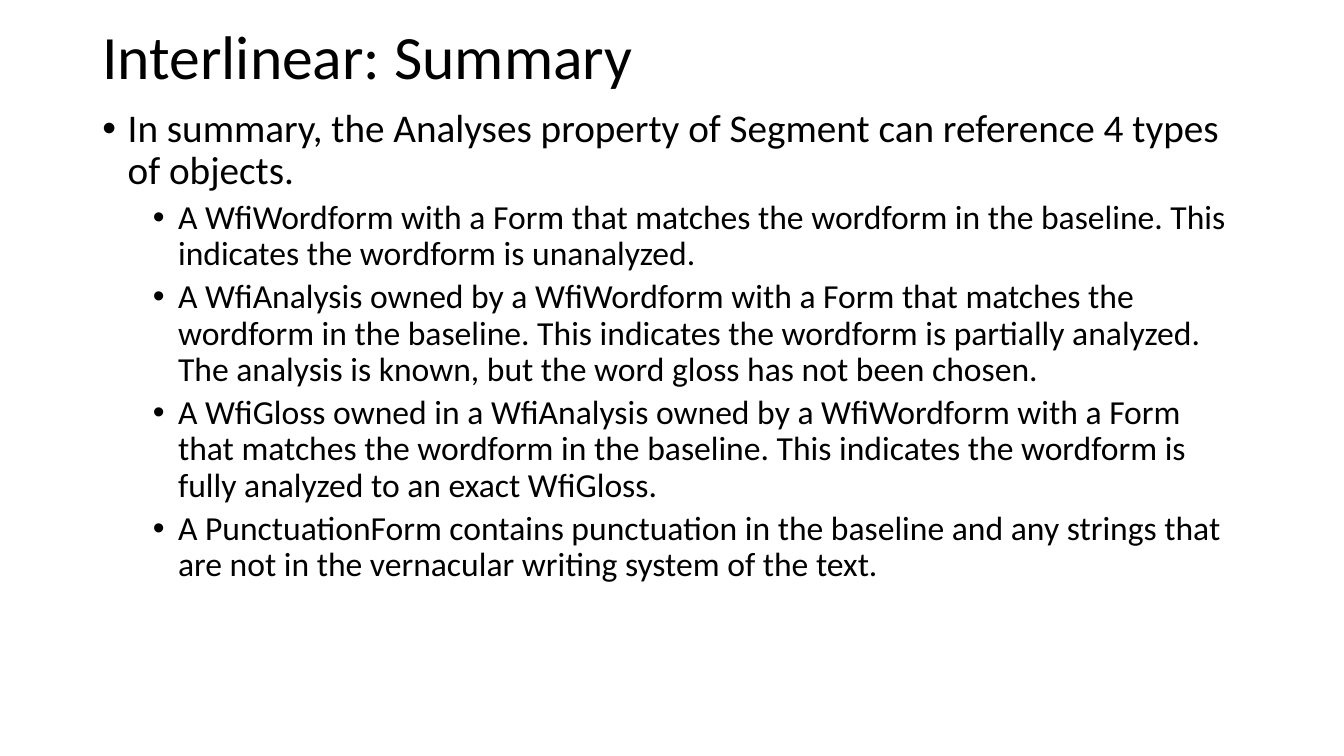
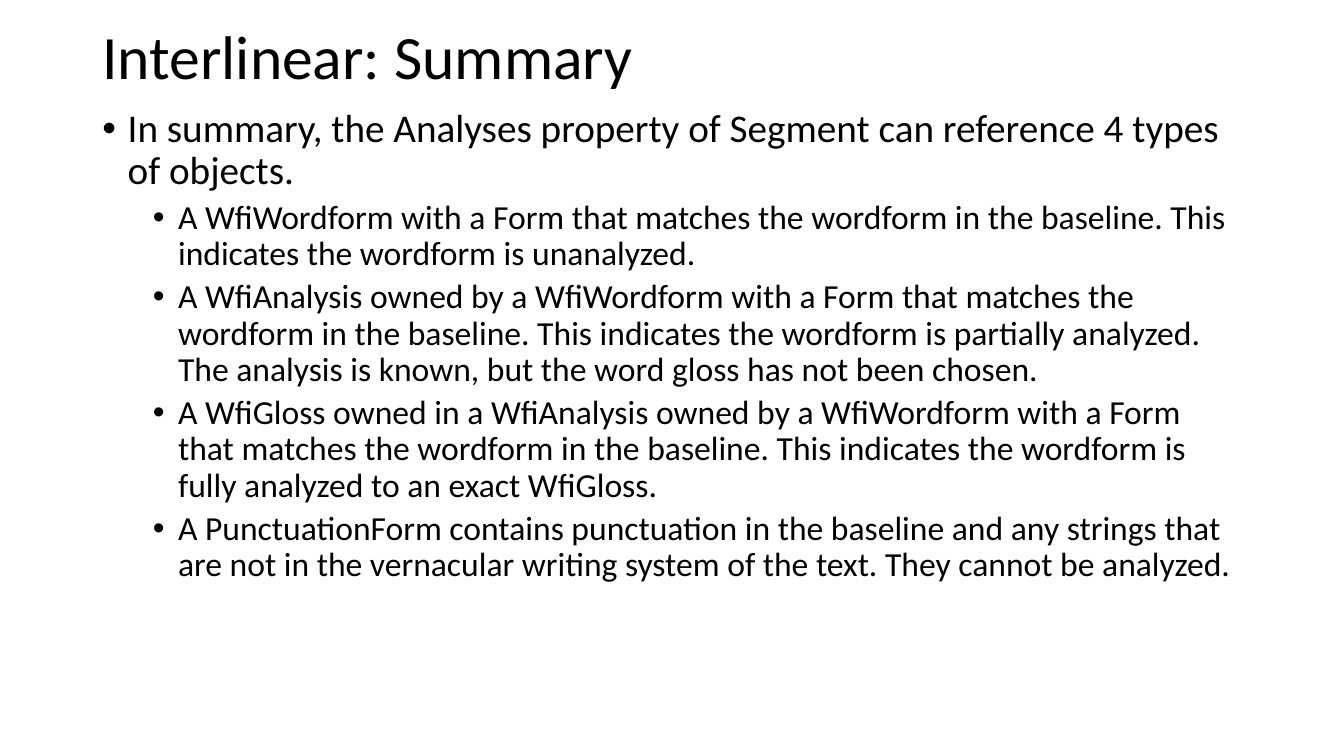
Before and after one commit to sillsdev/FwDocumentation, a slide deck: slide 27 of HelpResourcesSources/TechnicalNotes/FLEx 9.1 Conceptual Model - Grammar and interlinear model.pptx (slide 26 before the commit). Drawn at 1344x756 pixels with LibreOffice and Linux fonts; fonts in the diff are those of the drawing. Boxes give left, top, right and bottom in pixels: in the first picture for what was removed or moved away, otherwise in the second. Text is boxed around its words. In the diff, an @@ line names an element or a change of style, - is before the commit and + after.

```diff
--- a/HelpResourcesSources/TechnicalNotes/FLEx 9.1 Conceptual Model - Grammar and interlinear model.pptx
+++ b/HelpResourcesSources/TechnicalNotes/FLEx 9.1 Conceptual Model - Grammar and interlinear model.pptx
@@ text at (178,516,1230,582): text changed @@
-  • A PunctuationForm contains punctuation in the baseline and any strings that are not in the vernacular writing system of the text.
+  • A PunctuationForm contains punctuation in the baseline and any strings that are not in the vernacular writing system of the text. They cannot be analyzed.
```
Also in this commit, not shown: 9 other slides changed, 1 slide added, 1 slide removed, 5 other files.
